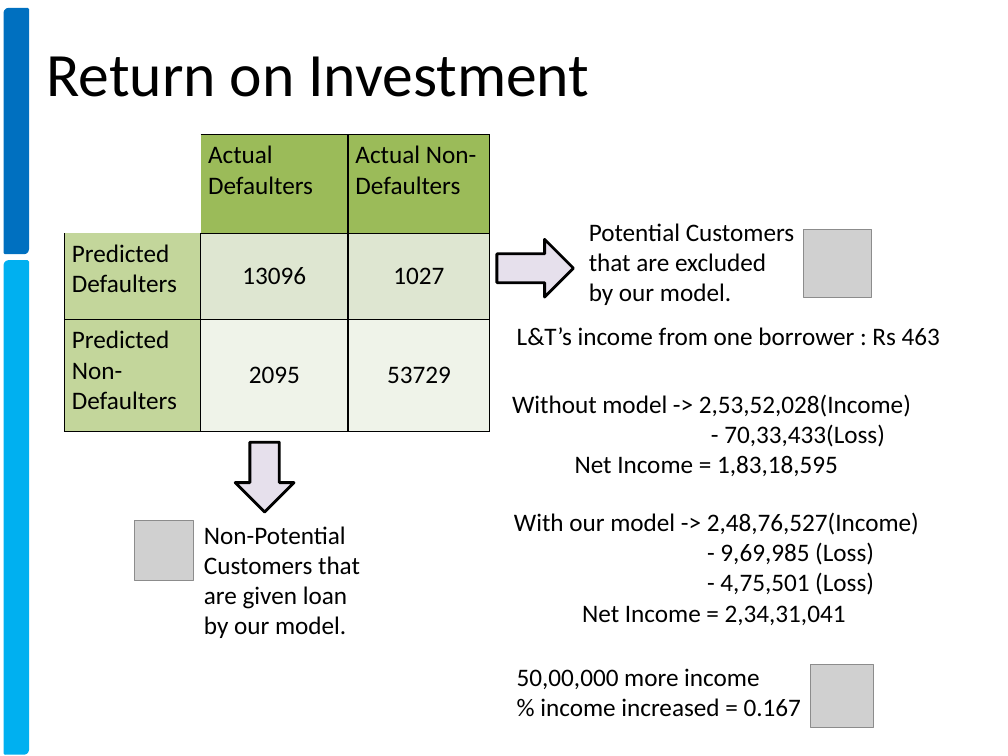
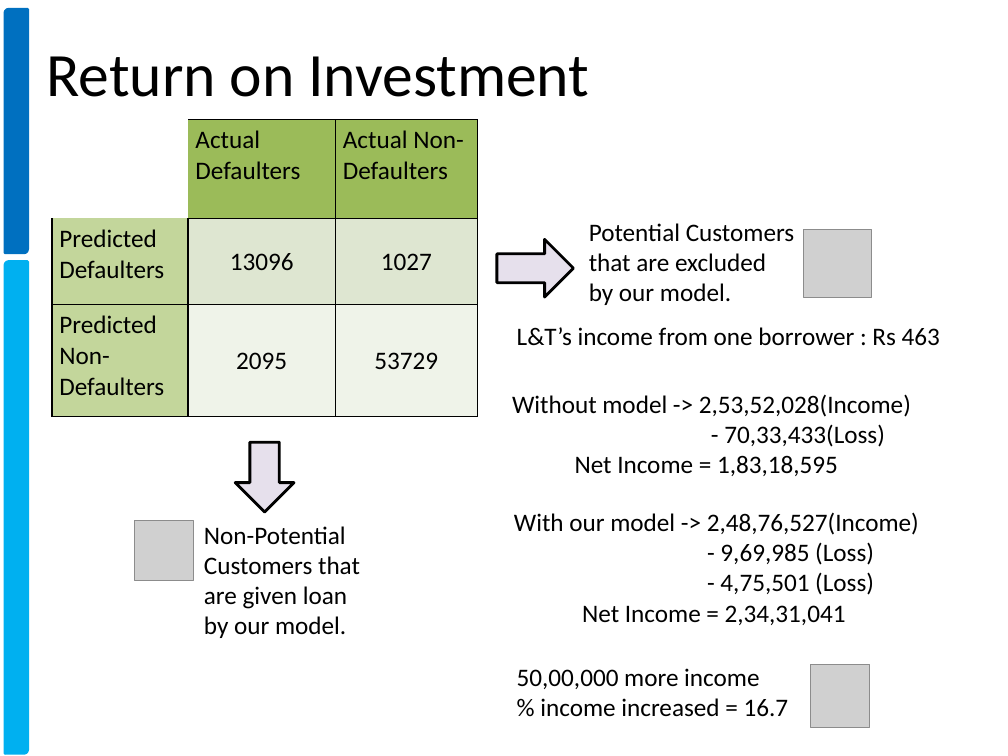
Before and after one commit to xavierigneous/Vehicle-Loan-Default-Prediction, a slide deck: slide 18 of Pravin Kumar/Vehicle Loan Default Prediction.pptx. Drawn at 1008x756 pixels with LibreOffice and Linux fonts; fonts in the diff are those of the drawing; grey boxes stand for pictures; background and template pictures are left out. Boxes give left, top, right and bottom in pixels: in the first picture for what was removed or moved away, otherwise in the second. Text is boxed around its words. In the diff, an @@ line names an element or a change of style, - is before the commit and + after.

```diff
--- a/Pravin Kumar/Vehicle Loan Default Prediction.pptx
+++ b/Pravin Kumar/Vehicle Loan Default Prediction.pptx
@@ table: place and size @@
-table at bbox=[65, 135, 490, 431]
+table at bbox=[51, 120, 477, 416]
@@ text removed at bbox=[289, 149, 354, 176] @@
-Actual
@@ text at bbox=[540, 698, 789, 717]: text changed @@
-% income increased = 0.167
+% income increased = 16.7
```
Also in this commit, not shown: 2 other slides changed.
